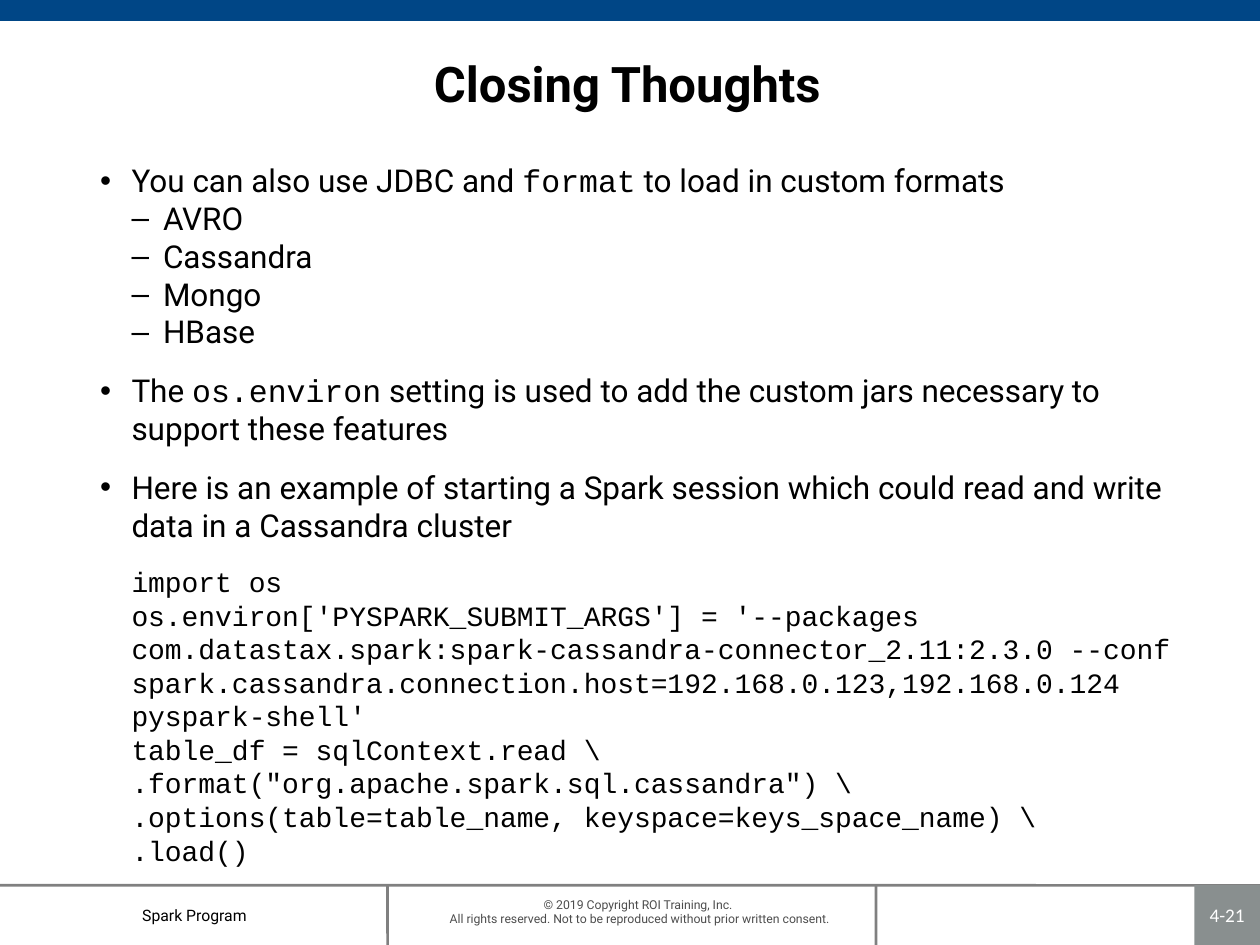
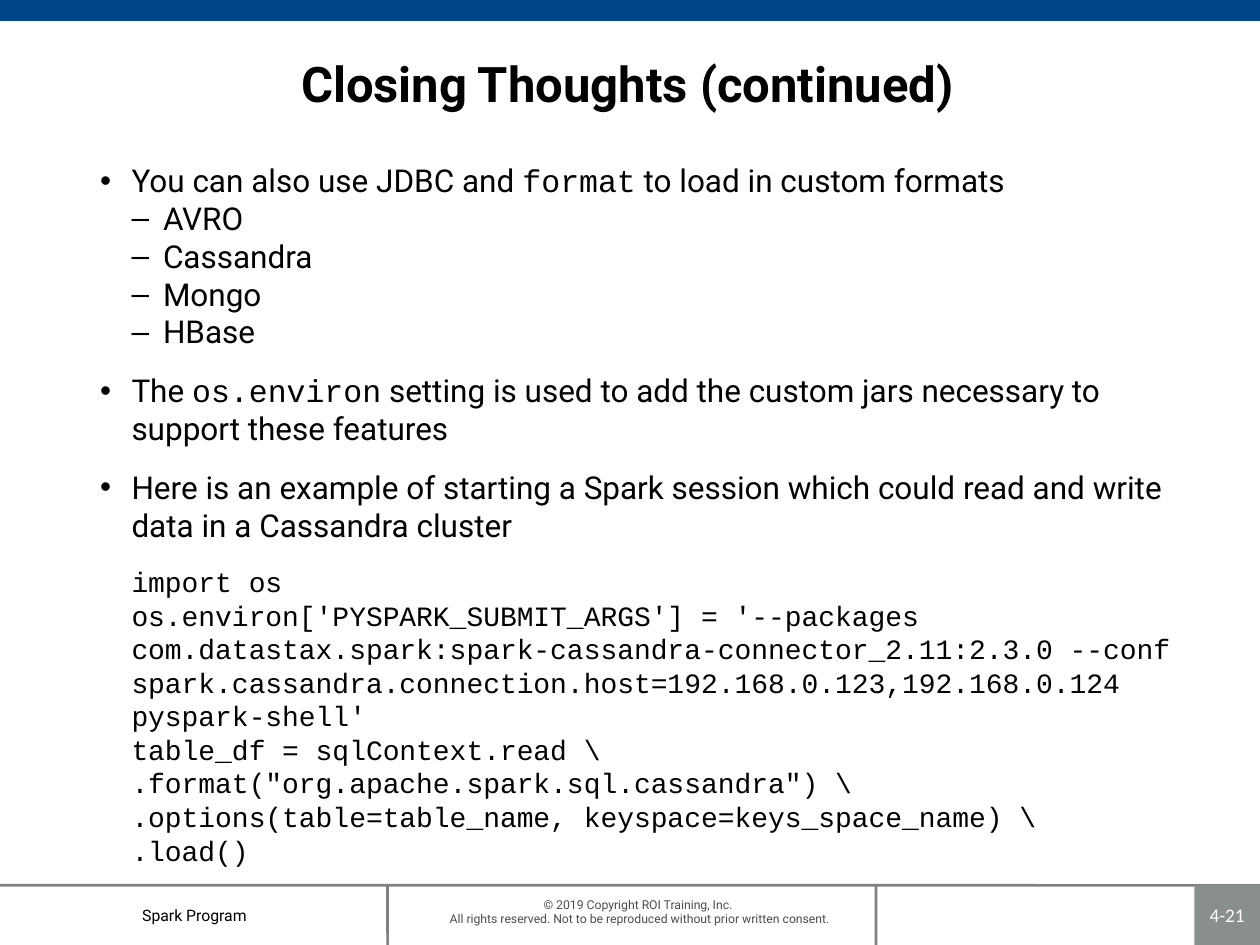
Before and after one commit to roitraining/SparkProgram, a slide deck: slide 21 of Day3/Ch04_SparkSQL.pptx. Drawn at 1260x945 pixels with LibreOffice and Linux fonts; fonts in the diff are those of the drawing; background and template pictures are left out. Boxes give left, top, right and bottom in pixels: in the first picture for what was removed or moved away, otherwise in the second. Text is boxed around its words. In the diff, an @@ line names an element or a change of style, - is before the commit and + after.

```diff
--- a/Day3/Ch04_SparkSQL.pptx
+++ b/Day3/Ch04_SparkSQL.pptx
@@ title at (301, 63, 953, 113): text changed @@
-Closing Thoughts
+Closing Thoughts (continued)
```
Also in this commit, not shown: 1 slide removed, 1 other file.
